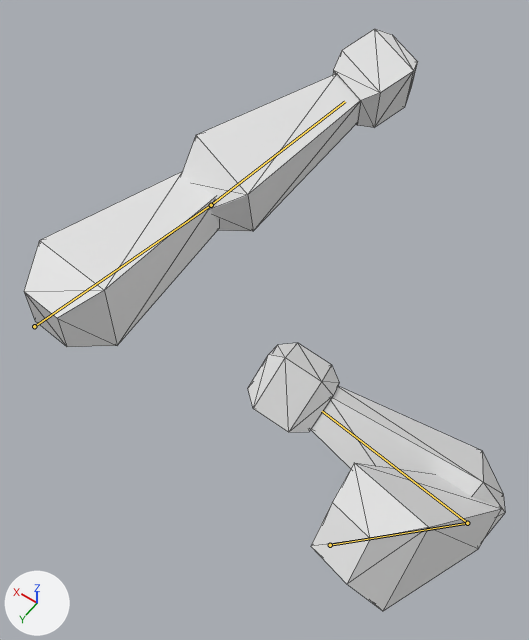
The glTF model TopDownGameARMS_MODEL_finished._updated2.glb as it was, and as the next commit left it.
One viewpoint serves both versions: a 50 mm lens placed at (-0.641, 0.563, 1.3), pointed at (0.085, -0.454, -0.298). Lighting does not change. The marker at lower left points along +X, +Y and +Z. The older version comes first. Both versions are drawn at frame 11 of the action 'Attack_L'; the numbers are the values there. The bones that change, and the others that lie on the model, are drawn over the model as lines. Mesh edges are drawn as thin lines.
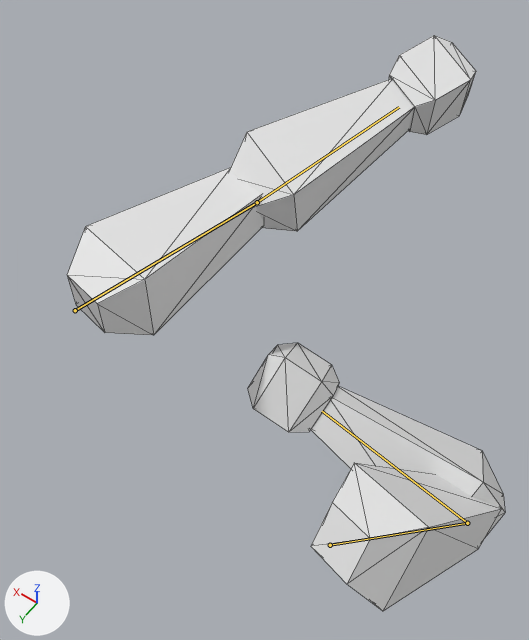
Commit message: Updated arms animation

The edits, one by one:
Bone 'upperarm.r' (bone_upperarm_r) moves from (-0.041, -0.106, -0.007) to (-0.001, -0.127, 0.082).
Bone 'upperarm.r' (bone_upperarm_r) turns from (90, 7, -18) to (91, 12, -18) degrees about its own x, y and z.

Changed parts and their boxes [x1, y1, x2, y2] in the pictures (529 x 640 px):
'Cube', posed (9% narrower): before [24, 29, 505, 611]; after [67, 35, 505, 611]
bone 'upperarm.r', root to tip: before (34, 326) to (211, 205); after (75, 310) to (257, 202)
